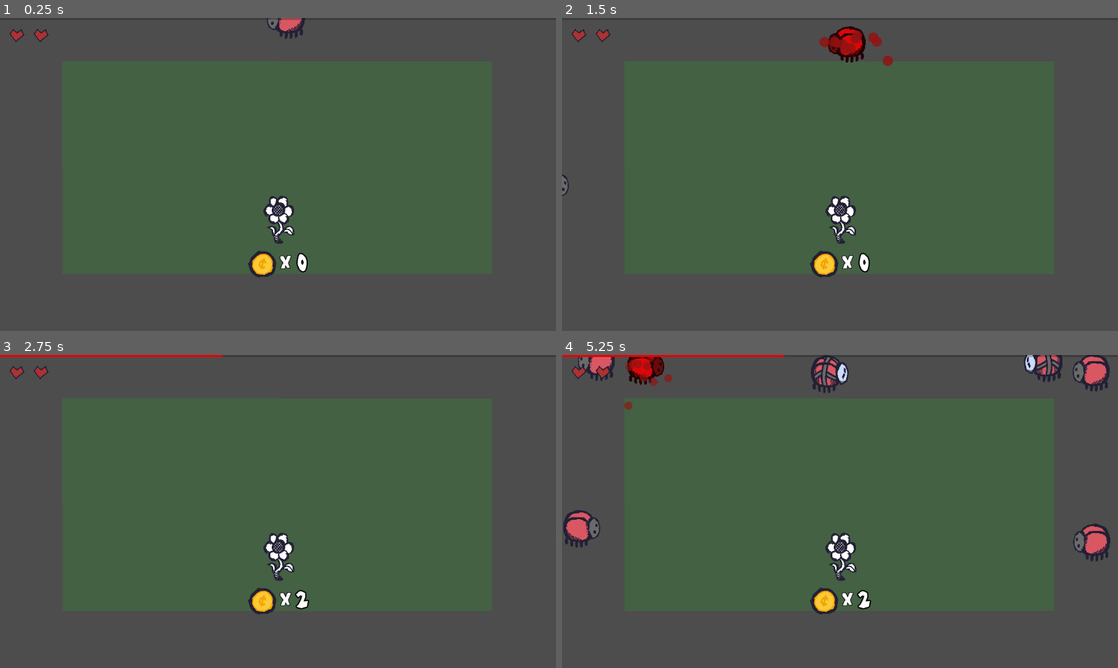
Above: before the commit, frames 1-4 (two rows, left to right).
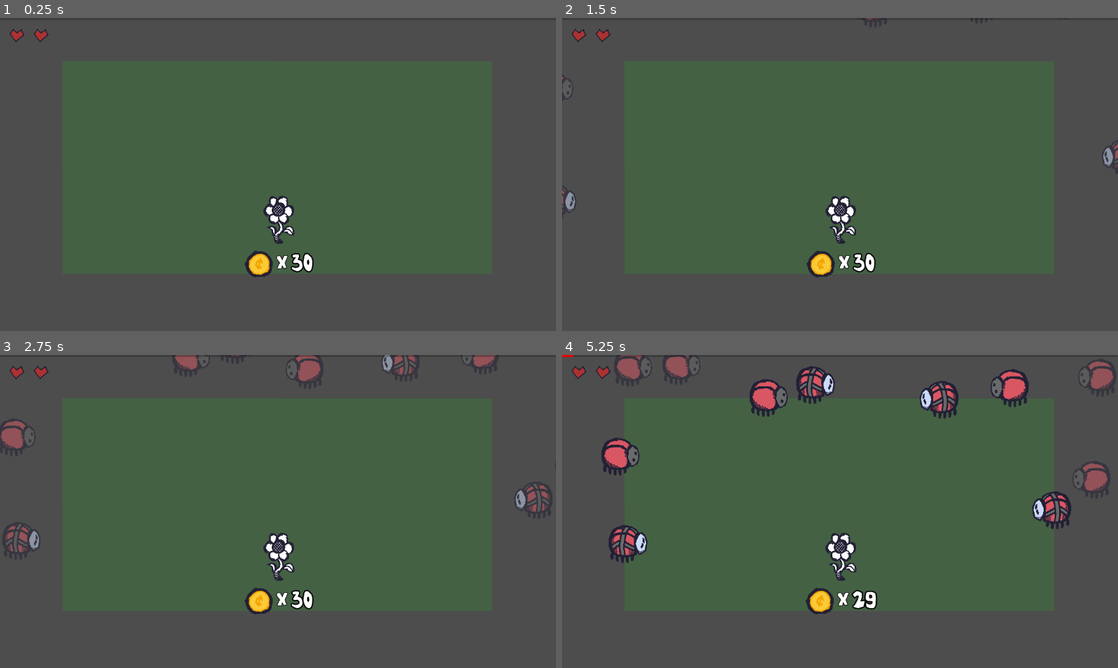
Above: after the commit, the same moments.

Repository: sh1ft15/secret
Game: Godot game, scene res://scenes/main.tscn
Same seed, same stepped clock (60 frames per second), same inputs: the game is played once before the commit and once after it. The engine's default icon, where the game draws it, is replaced by a stand-in: a white triangle on a blue panel in a dark square.
Inputs (mouse positions are in pixels of both pictures, inside the frame that each line leads up to):
- Up to frame 1 (0.25 s): no input
- Up to frame 2 (1.5 s): move the mouse to (840, 161) at 0.52 s; press the mouse at (840, 161) at 0.53 s; move the mouse to (851, 39) at 1.27 s; release the mouse at (851, 39) at 1.28 s; click (851, 39) at 1.35 s
- Up to frame 3 (2.75 s): move the mouse to (5, 520) at 2.02 s; press the mouse at (5, 520) at 2.03 s
- Up to frame 4 (5.25 s): move the mouse to (812, 574) at 2.77 s; release the mouse at (812, 574) at 2.78 s; click (812, 574) at 2.85 s; move the mouse to (1006, 558) at 3.52 s; press the mouse at (1006, 558) at 3.53 s; move the mouse to (1106, 536) at 4.27 s; release the mouse at (1106, 536) at 4.28 s; click (1106, 536) at 4.35 s; move the mouse to (645, 364) at 5.02 s; press the mouse at (645, 364) at 5.03 s

The runs differ from the first frame. In frame 1, 0.8% of the frame differs, in the area x 44-57%, y 0-83%; in frame 2, 1.5%; in frame 3, 2.0%; in frame 4, 8.8%, in the area x 0-100%, y 0-83%.

Commit message:
Update chain attack

Diff:
--- /dev/null
+++ b/scenes/combo_counter.tscn
@@ -0,0 +1,109 @@
+[gd_scene load_steps=7 format=3 uid="uid://d10ipi3fnyhu8"]
+
+[ext_resource type="FontFile" uid="uid://0jrk3kh3t8wc" path="res://fonts/RuthlessSketch-q2xD6.ttf" id="1_4y3gn"]
+
+[sub_resource type="Animation" id="Animation_e58eg"]
+resource_name = "idle"
+length = 0.5
+tracks/0/type = "value"
+tracks/0/imported = false
+tracks/0/enabled = true
+tracks/0/path = NodePath(".:scale")
+tracks/0/interp = 1
+tracks/0/loop_wrap = true
+tracks/0/keys = {
+"times": PackedFloat32Array(0, 0.1, 0.5),
+"transitions": PackedFloat32Array(1, 1, 1),
+"update": 0,
+"values": [Vector2(1, 1), Vector2(1.3, 1.3), Vector2(1.2, 1.2)]
+}
+tracks/1/type = "value"
+tracks/1/imported = false
+tracks/1/enabled = true
+tracks/1/path = NodePath(".:modulate")
+tracks/1/interp = 1
+tracks/1/loop_wrap = true
+tracks/1/keys = {
+"times": PackedFloat32Array(0, 0.1, 0.5),
+"transitions": PackedFloat32Array(1, 1, 1),
+"update": 0,
+"values": [Color(1, 1, 1, 1), Color(1, 1, 1, 1), Color(1, 1, 1, 0.392157)]
+}
+
+[sub_resource type="Animation" id="Animation_ngw3e"]
+length = 0.001
+tracks/0/type = "value"
+tracks/0/imported = false
+tracks/0/enabled = true
+tracks/0/path = NodePath(".:scale")
+tracks/0/interp = 1
+tracks/0/loop_wrap = true
+tracks/0/keys = {
+"times": PackedFloat32Array(0),
+"transitions": PackedFloat32Array(1),
+"update": 0,
+"values": [Vector2(1, 1)]
+}
+tracks/1/type = "value"
+tracks/1/imported = false
+tracks/1/enabled = true
+tracks/1/path = NodePath(".:modulate")
+tracks/1/interp = 1
+tracks/1/loop_wrap = true
+tracks/1/keys = {
+"times": PackedFloat32Array(0),
+"transitions": PackedFloat32Array(1),
+"update": 0,
+"values": [Color(1, 1, 1, 1)]
+}
+
+[sub_resource type="AnimationLibrary" id="AnimationLibrary_nbyi5"]
+_data = {
+"RESET": SubResource("Animation_ngw3e"),
+"idle": SubResource("Animation_e58eg")
+}
+
+[sub_resource type="LabelSettings" id="LabelSettings_ddsib"]
+font = ExtResource("1_4y3gn")
+font_size = 50
+outline_size = 20
+outline_color = Color(0, 0, 0, 1)
+
+[sub_resource type="LabelSettings" id="LabelSettings_ivkyp"]
+font = ExtResource("1_4y3gn")
+font_size = 100
+outline_size = 20
+outline_color = Color(0, 0, 0, 1)
+
+[node name="ComboCounter" type="HBoxContainer"]
+anchors_preset = 1
+anchor_left = 1.0
+anchor_right = 1.0
+offset_left = -198.0
+offset_top = 55.0
+offset_right = -105.0
+offset_bottom = 170.0
+grow_horizontal = 0
+
+[node name="Timer" type="Timer" parent="."]
+wait_time = 0.5
+
+[node name="Anim" type="AnimationPlayer" parent="."]
+libraries = {
+"": SubResource("AnimationLibrary_nbyi5")
+}
+
+[node name="X" type="Label" parent="."]
+layout_mode = 2
+text = "x"
+label_settings = SubResource("LabelSettings_ddsib")
+horizontal_alignment = 1
+vertical_alignment = 2
+
+[node name="Count" type="Label" parent="."]
+custom_minimum_size = Vector2(60, 0)
+layout_mode = 2
+text = "0"
+label_settings = SubResource("LabelSettings_ivkyp")
+horizontal_alignment = 1
+vertical_alignment = 1
--- a/scenes/main.tscn
+++ b/scenes/main.tscn
@@ -7,6 +7,7 @@
 [ext_resource type="PackedScene" uid="uid://8ilowit2o8th" path="res://scenes/spawn_point.tscn" id="5_pmoai"]
 [ext_resource type="Texture2D" uid="uid://b8ildpsd8j0sb" path="res://sprites/heart.png" id="6_gxng6"]
 [ext_resource type="PackedScene" uid="uid://c7lpkwr43ape4" path="res://scenes/cursor.tscn" id="6_yw6dw"]
+[ext_resource type="PackedScene" uid="uid://d10ipi3fnyhu8" path="res://scenes/combo_counter.tscn" id="7_g65kh"]
 [ext_resource type="PackedScene" uid="uid://cm5273euoh0r7" path="res://scenes/placeable_card_button.tscn" id="7_muehs"]
 
 [sub_resource type="NavigationPolygon" id="NavigationPolygon_0vpnd"]
@@ -36,6 +37,9 @@
 
 [sub_resource type="RectangleShape2D" id="RectangleShape2D_0yrx6"]
 size = Vector2(14.4813, 10.5319)
+
+[sub_resource type="RectangleShape2D" id="RectangleShape2D_0cxqv"]
+size = Vector2(15.4711, 12.644)
 
 [node name="Main" type="Node2D"]
 script = ExtResource("1_3doha")
@@ -63,8 +67,9 @@
 theme_override_styles/fill = SubResource("StyleBoxFlat_5nskg")
 show_percentage = false
 
-[node name="SecretScreen" parent="CanvasLayer" instance=ExtResource("5_do4jj")]
-visible = false
+[node name="SecretScreen" parent="CanvasLayer" node_paths=PackedStringArray("player") instance=ExtResource("5_do4jj")]
+visible = false
+player = NodePath("../../Player")
 
 [node name="GameOverScreen" type="CenterContainer" parent="CanvasLayer"]
 visible = false
@@ -161,22 +166,45 @@
 player = NodePath("../../../Player")
 card_type = 1
 
+[node name="ComboCounter" parent="CanvasLayer" instance=ExtResource("7_g65kh")]
+
 [node name="SpawnPoints" type="Node" parent="."]
 
 [node name="SpawnPoint" parent="SpawnPoints" instance=ExtResource("5_pmoai")]
 position = Vector2(-95, -82)
 
+[node name="SpawnPoint3" parent="SpawnPoints" instance=ExtResource("5_pmoai")]
+position = Vector2(-120, 110)
+
 [node name="SpawnPoint2" parent="SpawnPoints" instance=ExtResource("5_pmoai")]
 position = Vector2(-135, 331)
 
 [node name="SpawnPoint6" parent="SpawnPoints" instance=ExtResource("5_pmoai")]
 position = Vector2(1274, 320)
 
+[node name="SpawnPoint9" parent="SpawnPoints" instance=ExtResource("5_pmoai")]
+position = Vector2(1266, 108)
+
 [node name="SpawnPoint7" parent="SpawnPoints" instance=ExtResource("5_pmoai")]
 position = Vector2(1225, -85)
 
+[node name="SpawnPoint10" parent="SpawnPoints" instance=ExtResource("5_pmoai")]
+position = Vector2(1033, -100)
+
+[node name="SpawnPoint11" parent="SpawnPoints" instance=ExtResource("5_pmoai")]
+position = Vector2(845, -110)
+
 [node name="SpawnPoint8" parent="SpawnPoints" instance=ExtResource("5_pmoai")]
-position = Vector2(550, -92)
+position = Vector2(653, -117)
+
+[node name="SpawnPoint12" parent="SpawnPoints" instance=ExtResource("5_pmoai")]
+position = Vector2(466, -122)
+
+[node name="SpawnPoint13" parent="SpawnPoints" instance=ExtResource("5_pmoai")]
+position = Vector2(283, -125)
+
+[node name="SpawnPoint14" parent="SpawnPoints" instance=ExtResource("5_pmoai")]
+position = Vector2(86, -128)
 
 [node name="Field" type="Area2D" parent="."]
 position = Vector2(577, 323)
@@ -195,6 +223,17 @@
 color = Color(0, 1, 0, 0.117647)
 polygon = PackedVector2Array(-545.611, -323.217, 539.521, -321.836, 539.521, 285.923, -544.393, 285.923)
 
+[node name="AttackField" type="Area2D" parent="."]
+position = Vector2(577, 323)
+scale = Vector2(0.821098, 0.723971)
+collision_layer = 0
+
+[node name="CollisionShape2D" type="CollisionShape2D" parent="AttackField"]
+position = Vector2(-4.2627, -15.8846)
+rotation = -3.14159
+scale = Vector2(70.1395, -47.7391)
+shape = SubResource("RectangleShape2D_0cxqv")
+
 [node name="Cursor" parent="." instance=ExtResource("6_yw6dw")]
 
 [node name="DifficultyTimer" type="Timer" parent="."]
@@ -203,4 +242,6 @@
 
 [connection signal="pressed" from="CanvasLayer/GameOverScreen/PanelContainer/HBoxContainer/Restart" to="." method="_on_restart_pressed"]
 [connection signal="input_event" from="Field" to="Cursor" method="_on_field_input_event"]
+[connection signal="body_entered" from="AttackField" to="." method="_on_attack_field_body_entered"]
+[connection signal="input_event" from="AttackField" to="Cursor" method="_on_field_input_event"]
 [connection signal="timeout" from="DifficultyTimer" to="." method="_on_difficulty_timer_timeout"]
--- a/scripts/card_button.gd
+++ b/scripts/card_button.gd
@@ -7,11 +7,12 @@
 @onready var cost_label = $HBox/Cost/HBox/Label
 @onready var default_icon = load("res://sprites/secret_test.png")
 
+var cur_secret = null
 var cur_cost = 0
 
 signal card_button_pressed(button)
 
-func init(upgrade):
+func init(secret):
 	modulate = Color.WHITE
 	disabled = false
 
@@ -19,14 +20,22 @@
 	desc_rect.visible = false
 	cost_rect.visible = true
 
-	cur_cost = randi_range(upgrade.cost_min, upgrade.cost_max)
+	cur_secret = secret
+	cur_cost = randi_range(secret.cost_min, secret.cost_max)
 	cost_label.text = str(cur_cost)
 
-func update(p_sprite, p_desc):
-	sprite.texture = p_sprite
+func open():
+	sprite.texture = cur_secret.sprite
+	desc_label.text = cur_secret.desc
 	cost_rect.visible = false
 	desc_rect.visible = true
-	desc_label.text = p_desc
+
+func setAffordable(status):
+	cost_label.modulate = Color.WHITE if status else Color.RED
+
+func getCost(): return cur_cost
+
+func getSecret(): return cur_secret
 
 func _on_pressed() -> void:
 	emit_signal('card_button_pressed', self)
--- a/scripts/enemy.gd
+++ b/scripts/enemy.gd
@@ -13,10 +13,13 @@
 @export var speed = 100
 
 signal death
-
+signal chain_matched(size)
+
+var is_vunerable = false
 var is_hit = false
 var is_death = false
 var has_cover = false
+var max_chain = 10
 var rand_num
 var max_dist
 var player
@@ -27,6 +30,8 @@
 	cursor = get_tree().get_first_node_in_group('cursor')
 	max_dist = position.distance_to(player.position)
 
+	setVunerable(is_vunerable)
+
 func init(max_num, cover_rate):
 	rand_num = randi() % max_num + 1
 	label.text = str(rand_num)
@@ -36,23 +41,29 @@
 
 func getNum(): return rand_num
 
-func triggerHit(player):
+func triggerHit(click = false):
 	if is_hit or is_death: return
 
 	is_hit = true
 
 	if has_cover: checkCover()
-	else:
-		rand_num -= 1
-		sprite.frame = max(rand_num - 1, 0)
-		label.text = str(rand_num) if rand_num > 0 else ''
-
-		if player and checkMatches(): return
-
-		if rand_num <= 0:
-			get_tree().current_scene.spawnHitParticle(position, 'blood')
-			sprite.modulate = Color(1, .1, .1)
-		else: get_tree().current_scene.spawnHitParticle(position, 'hit')
+	elif click and checkMatches(): return
+	else:
+		var damage = 1
+
+		# no damage for player click if there is no coins
+		if click and player.getNum() <= 0: damage = 0
+
+		if damage > 0:
+			rand_num -= damage
+			sprite.frame = max(rand_num - damage, 0)
+			label.text = str(rand_num) if rand_num > 0 else ''
+
+			if rand_num <= 0:
+				get_tree().current_scene.spawnHitParticle(position, 'blood')
+				sprite.modulate = Color(1, .1, .1)
+			else: get_tree().current_scene.spawnHitParticle(position, 'hit')
+
 
 	animator.play('hurt')
 
@@ -78,25 +89,41 @@
 	emit_signal('death')
 	queue_free()
 
-func checkMatches():
+func checkMatches(chains = [self]):
+	if chains.size() > max_chain: return false
+
 	var enemies = get_tree().get_nodes_in_group('enemy')
-	var matches = []
+	var min_dist = 130
+	var next_enemy = null
 
 	for enemy in enemies:
-		if position.distance_to(enemy.position) <= 200:
-			if enemy.getNum() == rand_num: matches.append(enemy)
-
-	if matches.size() > 1:
-		var match_count = 0
-
-		for enemy in matches:
-			enemy.triggerMatch()
-			match_count += 1
-
-		player.setNum(match_count)
+		if enemy == self or enemy in chains or !enemy.isVunerable(): continue
+
+		var dist = position.distance_to(enemy.position)
+
+		if dist <= min_dist && enemy.getNum() == rand_num:
+			next_enemy = enemy
+			min_dist = dist
+
+	# there is next enemy in the chains, continue to search
+	if next_enemy:
+		chains.append(next_enemy)
+		next_enemy.checkMatches(chains)
+		player.setNum(1)
+		triggerMatch()
 
 		return true
-	else: return false
+
+	# if enemy is the final node in the chains
+	elif chains.size() > 1:
+
+		player.setNum(1)
+		triggerMatch()
+		emit_signal('chain_matched', chains.size())
+
+	else:
+
+		return false
 
 func checkObstacles():
 	var obstacles = get_tree().get_nodes_in_group('obstacle')
@@ -116,6 +143,12 @@
 		cover.visible = true
 		cover.get_node("Sprite").texture = covers[0 if randf() <= .5  else 1]
 
+func setVunerable(status):
+	is_vunerable = status
+	sprite.modulate = Color.WHITE if status else Color(1, 1, 1, .5)
+
+func isVunerable(): return is_vunerable
+
 func hasCover(): return has_cover
 
 func checkCover():
@@ -152,6 +185,7 @@
 
 func _on_navigation_agent_2d_velocity_computed(safe_velocity: Vector2) -> void:
 	if is_hit or is_death: return
+
 	velocity = safe_velocity
 	sprite.flip_h = velocity.x < 0
 
@@ -160,11 +194,17 @@
 	move_and_slide()
 
 func _on_input_event(viewport: Node, event: InputEvent, shape_idx: int) -> void:
-	if is_hit or is_death or cursor.isPlacingItem(): return
+	if !is_vunerable or is_hit or is_death or cursor.isPlacingItem(): return
 	if event.is_action_pressed("left_mouse_click"):
+
 		triggerHit(true)
 
+		if player.getNum() > 0: player.setNum(-1)
+
 func _on_cover_input_event(viewport: Node, event: InputEvent, shape_idx: int) -> void:
-	if is_hit or is_death or cursor.isPlacingItem(): return
+	if !is_vunerable or is_hit or is_death or cursor.isPlacingItem(): return
 	if event.is_action_pressed("left_mouse_click"):
+
 		triggerHit(true)
+
+		if player.getNum() > 0: player.setNum(-1)
--- a/scripts/main.gd
+++ b/scripts/main.gd
@@ -8,6 +8,7 @@
 @onready var upgrades_screen = $CanvasLayer/SecretScreen
 @onready var cards_container = $CanvasLayer/Cards
 @onready var kills_bar = $CanvasLayer/ProgressBar
+@onready var combo_counter = $CanvasLayer/ComboCounter
 @onready var player = $Player
 
 var game_over = false
@@ -18,7 +19,7 @@
 var max_active_enemies = 5
 
 var kills = 0
-var required_kills = 5
+var required_kills = 50
 
 var enemy_max_armor = 5
 var enemy_cur_armor = 2
@@ -26,6 +27,7 @@
 
 func _ready() -> void:
 	kills_bar.max_value = required_kills
+	combo_counter.visible = false
 	game_over_screen.visible = false
 	upgrades_screen.visible = false
 	upgrades_screen.connect('continue_pressed', _on_upgrades_continue_pressed)
@@ -64,6 +66,7 @@
 
 	enemy.position = random_pos
 	enemy.connect('death', onEnemyDeath)
+	enemy.connect('chain_matched', onEnemyChainMatched)
 	add_child(enemy)
 
 	enemy.init(enemy_cur_armor, enemy_cover_rate)
@@ -92,40 +95,50 @@
 		enemy.queue_free()
 
 func onEnemyDeath():
-	player.setNum(1)
 	kills += 1
 	kills_bar.value = kills
 
-func applyAcquiredSkill(secret):
-	if secret == null: return
+func onEnemyChainMatched(size):
+	combo_counter.visible = true
+	combo_counter.get_node('Timer').start()
+	combo_counter.get_node('Anim').play('idle')
+	combo_counter.get_node('Count').text = str(size)
 
-	match secret.slug:
-		'increase_health': player.updateHealth(1)
-		'increase_shoot_rate': player.updateShootRate(1)
-		'increase_shoot_amount': player.updateShootAmount(1)
+	await combo_counter.get_node('Timer').timeout
 
-		# unlock new ability
-		'cactus','plank':
-			var new_card
+	combo_counter.visible = false
 
-			for card in cards_container.get_children():
-				if secret.slug == card.getSlug():
-					new_card = card
-					break
+func applyAcquiredSkill(secrets):
+	if secrets.size() == 0: return
 
-			if new_card != null: new_card.visible = true
+	for secret in secrets:
+		match secret.slug:
+			'increase_health': player.updateHealth(1)
+			'increase_shoot_rate': player.updateShootRate(1)
+			'increase_shoot_amount': player.updateShootAmount(1)
 
-func _on_upgrades_continue_pressed(secret) -> void:
+			# unlock new support units
+			'cactus','plank':
+				var new_card
+
+				for card in cards_container.get_children():
+					if secret.slug == card.getSlug():
+						new_card = card
+						break
+
+				if new_card != null: new_card.visible = true
+
+func _on_upgrades_continue_pressed(secrets) -> void:
 	upgrades_screen.visible = false
 	game_over = false
 
-	applyAcquiredSkill(secret)
+	applyAcquiredSkill(secrets)
 
 	level += 1
 	max_active_enemies = 5
 
 	kills = 0
-	required_kills += 5
+	required_kills += 25
 	kills_bar.value = kills
 	kills_bar.max_value = required_kills
 
@@ -143,3 +156,7 @@
 	if max_active_enemies == 20: return
 
 	max_active_enemies = min(max_active_enemies + 5, 20)
+
+func _on_attack_field_body_entered(body: Node2D) -> void:
+	if body.is_in_group('enemy'):
+		body.setVunerable(true)
--- a/scripts/player.gd
+++ b/scripts/player.gd
@@ -14,17 +14,18 @@
 var max_health = 6
 var health = 2
 
-var cur_num = 0
+var cur_num = 30
 
 var shoot_rate = 1
 var shoot_amount = 1
 
 func _ready() -> void:
 	animator.play('idle')
+	label.text = str(cur_num)
 	updateHealth(0)
 
 func setNum(num):
-	cur_num = cur_num + num
+	cur_num = max(cur_num + num, 0)
 	label.text = str(cur_num)
 
 	updateCards()
@@ -42,7 +43,7 @@
 	bullet_timer.wait_time = max(3 - ((shoot_rate / 5) * 3), .5)
 
 func updateShootAmount(num):
-	shoot_amount = roundi(max(min(shoot_amount + num, 4), 0))
+	shoot_amount = roundi(max(min(shoot_amount + num, 6), 0))
 
 func isDeath(): return is_death
 
@@ -85,6 +86,8 @@
 		is_death = health <= 0
 
 func _on_bullet_timer_timeout() -> void:
+	if cur_num <= 0: return
+
 	var enemies = get_tree().get_nodes_in_group('enemy')
 	var target_enemies = []
 
@@ -101,6 +104,7 @@
 				max_dist = cur_dist
 				target_enemy = enemy
 
-		if target_enemy != null:
+		if target_enemy != null and cur_num > 0:
 			target_enemies.append(target_enemy)
 			shootBullet(target_enemy.position)
+			setNum(-1)
--- a/scripts/upgrade_screen.gd
+++ b/scripts/upgrade_screen.gd
@@ -2,15 +2,14 @@
 
 signal continue_pressed(secrets)
 
-@export var placeable_secrets : BoxContainer
+@export var player : Area2D
 @onready var upgrades_data = preload("res://scripts/upgrades_data.gd")
 @onready var button_container = $PanelContainer/HBoxContainer/GridContainer
 @onready var continue_button = $PanelContainer/HBoxContainer/Continue
 
 var acquired_secrets = []
 var cur_secrets = []
-var selected_secret
-var has_reveal = false
+var selected_secrets = []
 
 func _ready() -> void:
 	for button in button_container.get_children():
@@ -18,37 +17,33 @@
 
 	reset()
 
-func reveal(selected_button):
-	if has_reveal: return
+func reveal(card):
+	if player.getNum() >= card.getCost():
+		player.setNum(card.getCost() * -1)
+		card.open()
+		updateUI()
 
-	has_reveal = true
-	continue_button.disabled = false
-
-	for i in button_container.get_child_count():
-		var button = button_container.get_child(i)
-		var secret = cur_secrets[i]
-
-		button.disabled = true
-
-		if button == selected_button:
-			button.update(secret.sprite, secret.desc)
-			selected_secret = secret
-			acquired_secrets.append(secret)
-		else:
-			button.modulate = Color.GRAY
+		selected_secrets.append(card.getSecret())
+		acquired_secrets.append(card.getSecret())
 
 func reset():
-	has_reveal = false
-	selected_secret = null
-	continue_button.disabled = true
+	selected_secrets = []
 
 	if button_container == null: return
 
 	cur_secrets = getAvailableSecrets()
 
 	for i in button_container.get_child_count():
-		button_container.get_child(i).init(cur_secrets[i])
+		var card = button_container.get_child(i)
 
+		card.init(cur_secrets[i])
+		card.setAffordable(player.getNum() >= card.getCost())
+
+func updateUI():
+	for i in button_container.get_child_count():
+		var card = button_container.get_child(i)
+
+		card.setAffordable(player.getNum() >= card.getCost())
 
 func getAcquiredSecrets(): return acquired_secrets
 
@@ -95,7 +90,7 @@
 	return list
 
 func _on_continue_pressed() -> void:
-	emit_signal('continue_pressed', selected_secret)
+	emit_signal('continue_pressed', selected_secrets)
 
 func _on_visibility_changed() -> void:
 	if visible: reset()
--- a/scripts/upgrades_data.gd
+++ b/scripts/upgrades_data.gd
@@ -15,7 +15,7 @@
 		'cost_min': 3,
 		'cost_max': 10,
 		'repeatable': true,
-		'sprite': preload('res://sprites/heart.png')
+		'sprite': preload('res://sprites/coin.png')
 	},
 	{
 		'slug': 'increase_shoot_rate',
Not shown: 1 places in scenes/main.tscn that only renumber resources
